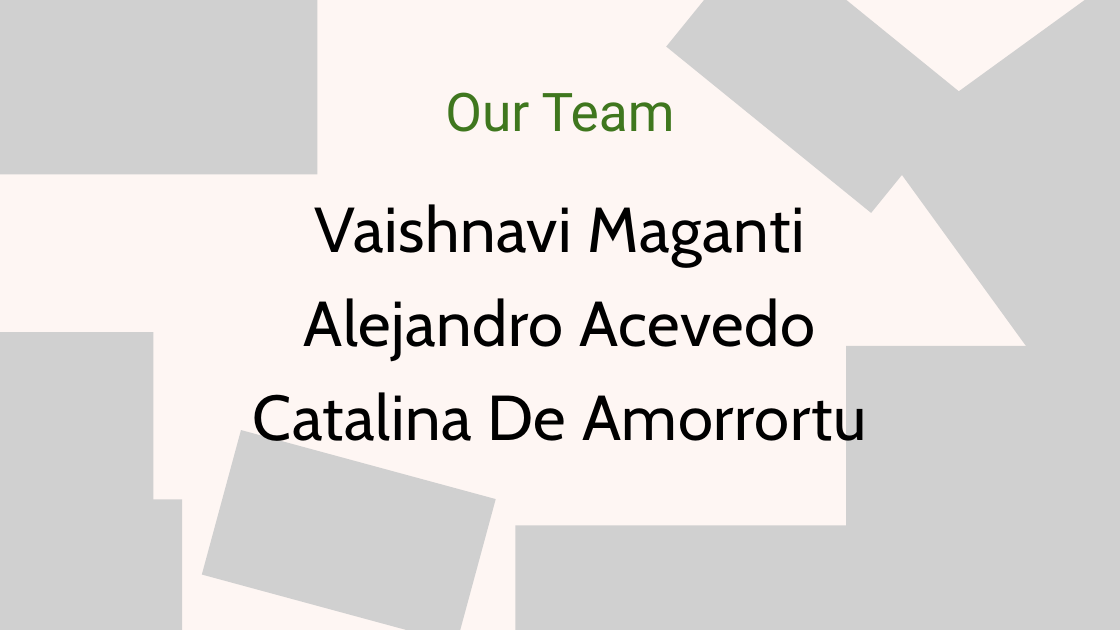
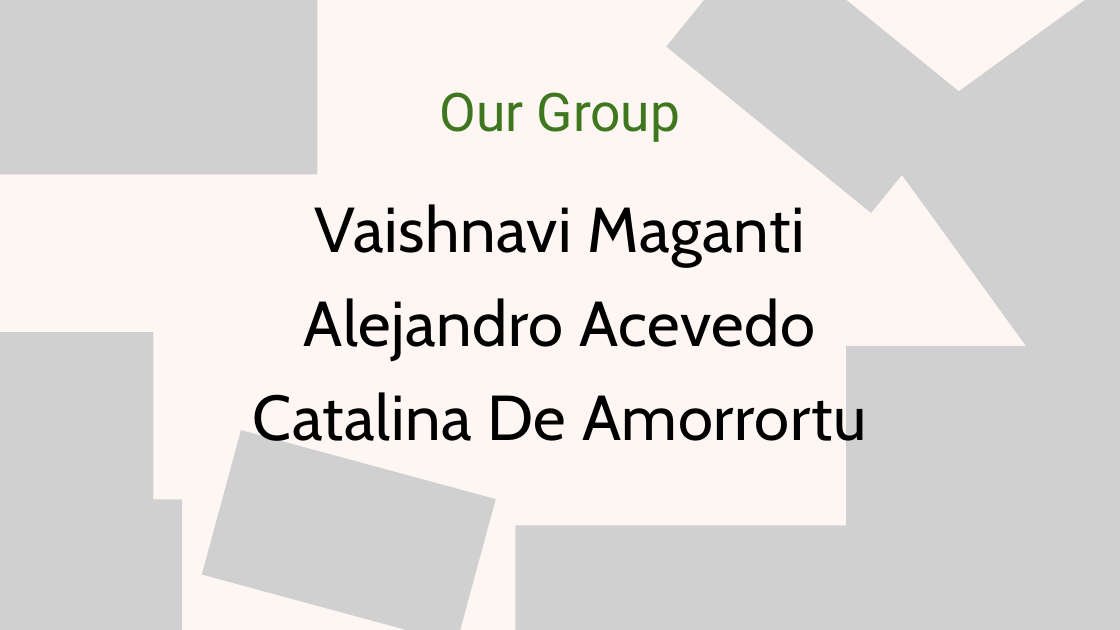
Before and after one commit to cdeamorrortu/BIS15L_W2026_Group11, a slide deck: slide 2 of Presentation/FUNGICIDE EXPLORATION.pptx. Drawn at 1120x630 pixels with LibreOffice and Linux fonts; fonts in the diff are those of the drawing; grey boxes stand for pictures. Boxes give left, top, right and bottom in pixels: in the first picture for what was removed or moved away, otherwise in the second. Text is boxed around its words. In the diff, an @@ line names an element or a change of style, - is before the commit and + after.

Commit message:
Update ppt

```diff
--- a/Presentation/FUNGICIDE EXPLORATION.pptx
+++ b/Presentation/FUNGICIDE EXPLORATION.pptx
@@ text at <box>440,92,680,142</box>: text changed @@
-Our Team
+Our Group
```
